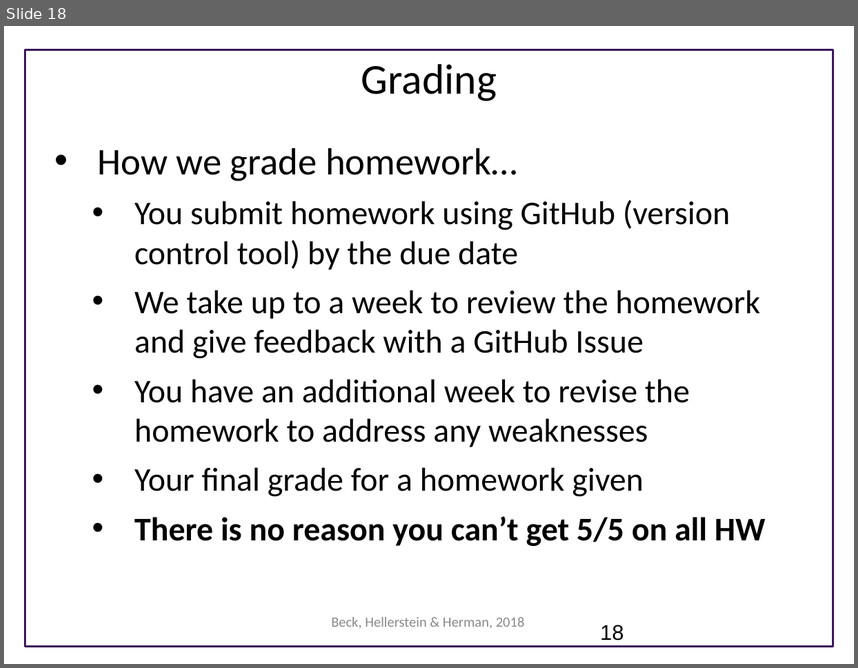
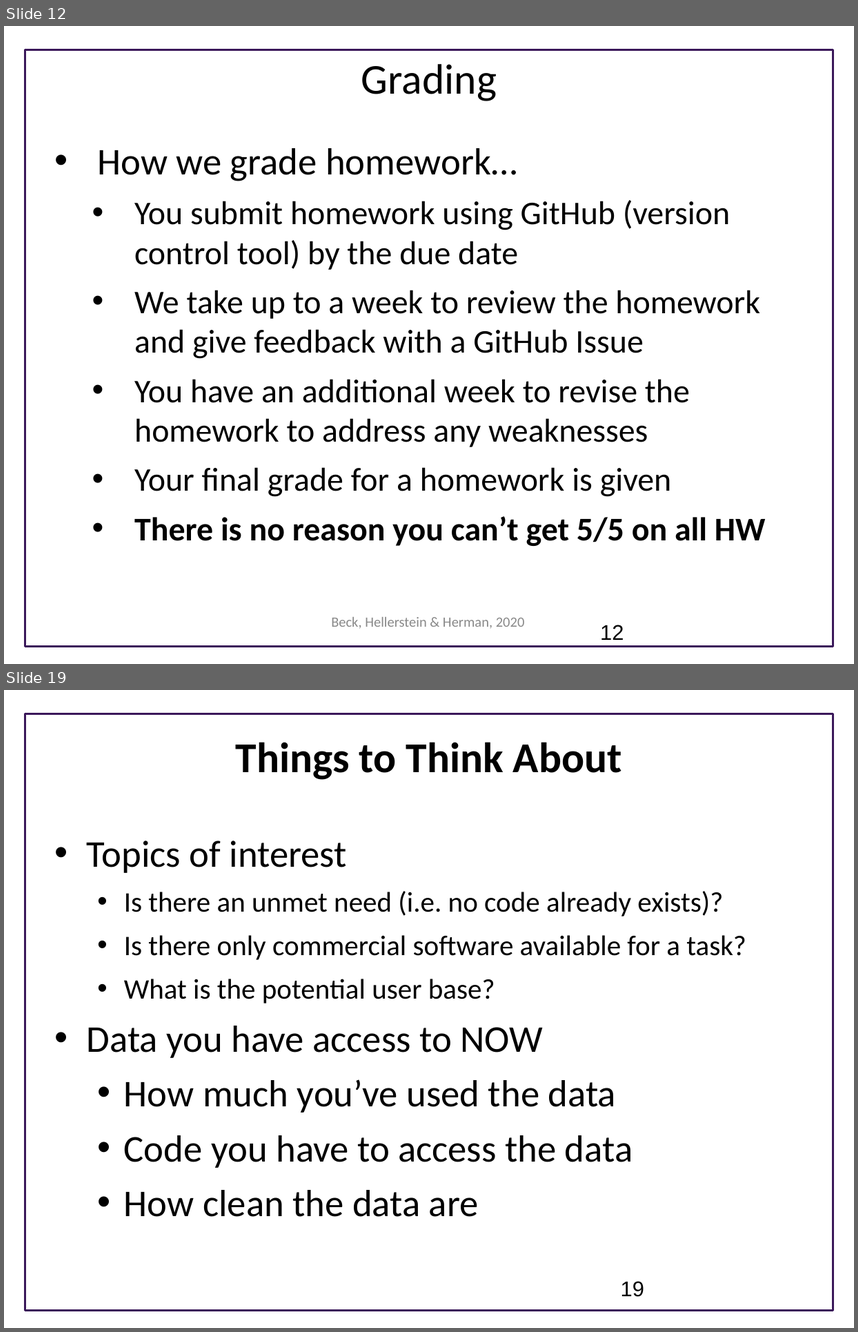
Before and after one commit to UWSEDS/LectureNotes, a slide deck: 01_CourseIntro_DataEssentials/Course Introduction.pptx. Shown one above the other, each under a label of ours: slide 18 before the commit, slides 12 and 19 after it; the slides between them are not shown. The pictures are 858x668 and 858x1332 pixels, drawn with LibreOffice and Linux fonts; fonts in the diff are those of the drawing; background and template pictures are left out. Boxes give left, top, right and bottom in pixels: in the first picture for what was removed or moved away, otherwise in the second. Text is boxed around its words. In the diff, an @@ line names an element or a change of style, - is before the commit and + after.

```diff
--- a/01_CourseIntro_DataEssentials/Course Introduction.pptx
+++ b/01_CourseIntro_DataEssentials/Course Introduction.pptx
@@ slide 19 added at [4,690,854,1328], background #FFFFFF; not listed: 1 template element that a slide beside it also shows @@
@@ text added at [236,742,622,780], 36 pt, text #000000, bold @@
+Things to Think About
@@ text added at [87,840,746,1216], 24 pt, text #000000 @@
+• Topics of interest
+  • Is there an unmet need (i.e. no code already exists)?
+  • Is there only commercial software available for a task?
+  • What is the potential user base?
+• Data you have access to NOW
+  • How much you’ve used the data
+  • Code you have to access the data
+  • How clean the data are
@@ page number added at [621,1281,644,1297], 18 pt, text #000000 @@
+19
@@ what was slide 18 is now slide 12 @@
@@ slide 12 changed as well @@
@@ text at [134,467,672,497]: text changed @@
-  • Your final grade for a homework given
+  • Your final grade for a homework is given
@@ text at [331,617,525,628]: text changed @@
-Beck, Hellerstein & Herman, 2018
+Beck, Hellerstein & Herman, 2020
@@ page number at [600,624,624,639]: text changed @@
-18
+12
```
Also in this commit, not shown: 12 other slides changed, 11 other slides added, 6 slides removed.
